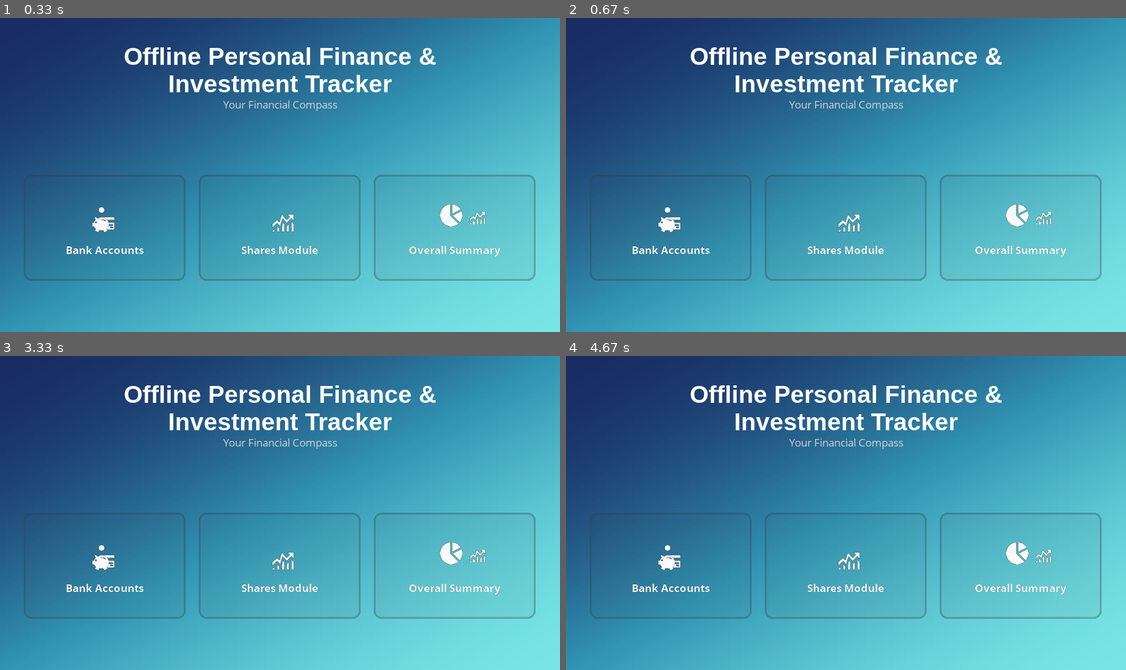
Above: before the commit, frames 1-4 (two rows, left to right).
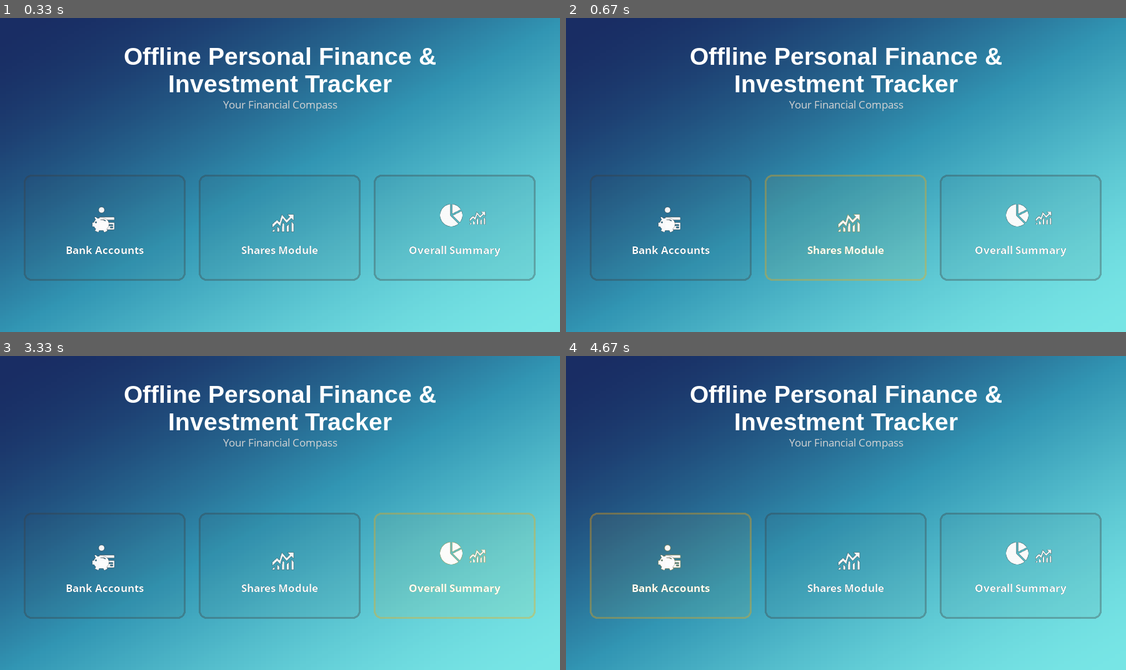
Above: after the commit, the same moments.

Repository: sachinadk2011/FinLedger
Game: pygame game, started from main.py
The game is run twice, just before and just after one commit, with the same random seed, the same clock (stepped at 60 frames per second) and the same inputs.
Inputs (mouse positions are in pixels of both pictures, inside the frame that each line leads up to):
- Up to frame 1 (0.33 s): no input
- Up to frame 2 (0.67 s): click (846, 175) at 0.38 s
- Up to frame 3 (3.33 s): click (145, 516) at 0.72 s; click (106, 465) at 1.05 s; click (347, 541) at 1.38 s; click (291, 409) at 1.72 s; click (252, 594) at 2.05 s; click (263, 459) at 2.38 s; click (476, 594) at 3.22 s
- Up to frame 4 (4.67 s): click (1019, 506) at 3.55 s; click (1042, 575) at 3.88 s; click (683, 453) at 4.22 s; click (711, 569) at 4.55 s

Frame 1 is identical in both runs. In frame 2, 0.7% of the frame differs, in the area x 35-65%, y 49-84%; in frame 3, 0.7%, in the area x 66-96%, y 49-84%; in frame 4, 0.7%.

Commit message:
Refactor update_layout function to remove unnecessary screen parameter and streamline button card interactions in main loop

Diff:
--- a/main.py
+++ b/main.py
@@ -23,7 +23,7 @@
 clock = pygame.time.Clock()
 
 
-def update_layout(screen, width, height, icons, cards):
+def update_layout( width, height, icons, cards):
     layout_scale, font_scale, icon_scale = get_ui_scale(width, height)
     font.update_scale(font_scale)
 
@@ -104,15 +104,16 @@
     bank_card = button_card((10,10), bank_icons, caption="Bank Accounts")
     share_card = button_card((10,10), stock_bar_icon, caption="Shares Module")
     stock_report_card = button_card((10,10), stock_report_icon, caption="Overall Summary")
+
     icons = [bank_icons, stock_bar_icon, stock_report_icon]
     cards = [bank_card, share_card, stock_report_card]
 
-    font_scale = update_layout(screen, width, height, icons, cards)
+    font_scale = update_layout(width, height, icons, cards)
     heading = "Offline Personal Finance & Investment Tracker"
     subheading = "Your Financial Compass"
 
     while True:
-        clock.tick(FPS)
+
         for event in pygame.event.get():
             if event.type == pygame.QUIT:
                 pygame.quit()
@@ -123,14 +124,13 @@
                     sys.exit()
 
             if event.type == pygame.VIDEORESIZE:
-
                 width, height = max(event.w, MIN_WIDTH), max(event.h, MIN_HEIGHT)
                 screen = pygame.display.set_mode(
                  (width, height),
                     pygame.RESIZABLE
                     )
                 background = get_instant_bg(width, height)
-                font_scale = update_layout(screen, width, height, icons, cards)
+                font_scale = update_layout(width, height, icons, cards)
 
 
         screen.blit(background, (0, 0))
@@ -139,14 +139,10 @@
 
         #hover check for buttons
         mouse_pos = pygame.mouse.get_pos()
-        bank_card.hovered_check(mouse_pos)
-        share_card.hovered_check(mouse_pos)
-        stock_report_card.hovered_check(mouse_pos)
 
-        #draw buttons
-        bank_card.draw(screen)
-        share_card.draw(screen)
-        stock_report_card.draw(screen)
+        for card in cards:
+            card.hovered_check(mouse_pos)
+            card.draw(screen)
 
 
         pygame.display.update()
--- a/ui/component.py
+++ b/ui/component.py
@@ -1,5 +1,5 @@
 import pygame
-from config import WHITE, BLUE, ORANGE, MIN_WIDTH, MIN_HEIGHT, FPS, HEIGHT, WIDTH, BASE_H, BASE_W, BASE_CARD_H, BASE_CARD_W, BASE_GAP, BASE_MARGIN
+from config import  ORANGE
 from .fontManager import font
 
 
@@ -19,7 +19,8 @@
 
     def add_image(self, icon, pos):
         self.icons.append((icon, pos))
-        self.surface.blit(icon, pos)
+
+
 
     def set_size(self, scale):
         new_size = (
@@ -56,6 +57,7 @@
 # Button card class for interactive buttons
 class button_card:
     def __init__(self, size, icon, pos=(0,0), caption=""):
+        self.size = size
         self.surface = pygame.Surface(size, pygame.SRCALPHA)
         self.rect = self.surface.get_rect(topleft=pos)
         self.icon = icon
@@ -65,11 +67,14 @@
         self.Gray = (60, 60, 60)
 
     def set_size(self, size):
+        self.size = size
         self.surface = pygame.Surface(size, pygame.SRCALPHA)
+        self.rect = self.surface.get_rect(topleft=self.rect.topleft)
+        #self.update_position(self.rect.x, self.rect.y)  # recenter icon
 
     def update_position(self, x, y):
         self.rect.topleft = (x, y)
-        x, y = self.surface.get_size()
+        x, y = self.size
         #print(x, y)
         #center icon in button
         icon_x = x // 2 + self.caption_length // 2 - self.icon.get_width() // 3
@@ -77,7 +82,9 @@
         self.icon.set_pos(icon_x, icon_y)
 
     def hovered_check(self, mouse_pos):
+
         self.hovered = self.rect.collidepoint(mouse_pos)
+
 
 
     def draw(self, screen, color="", alpha=15):
